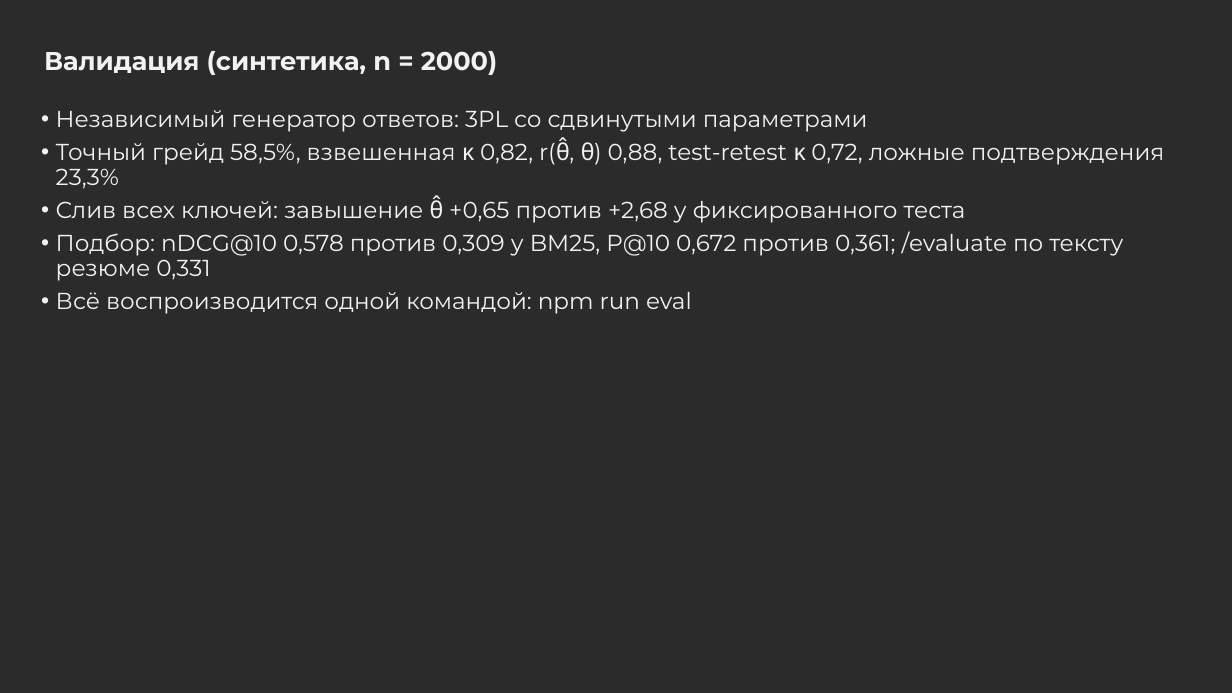
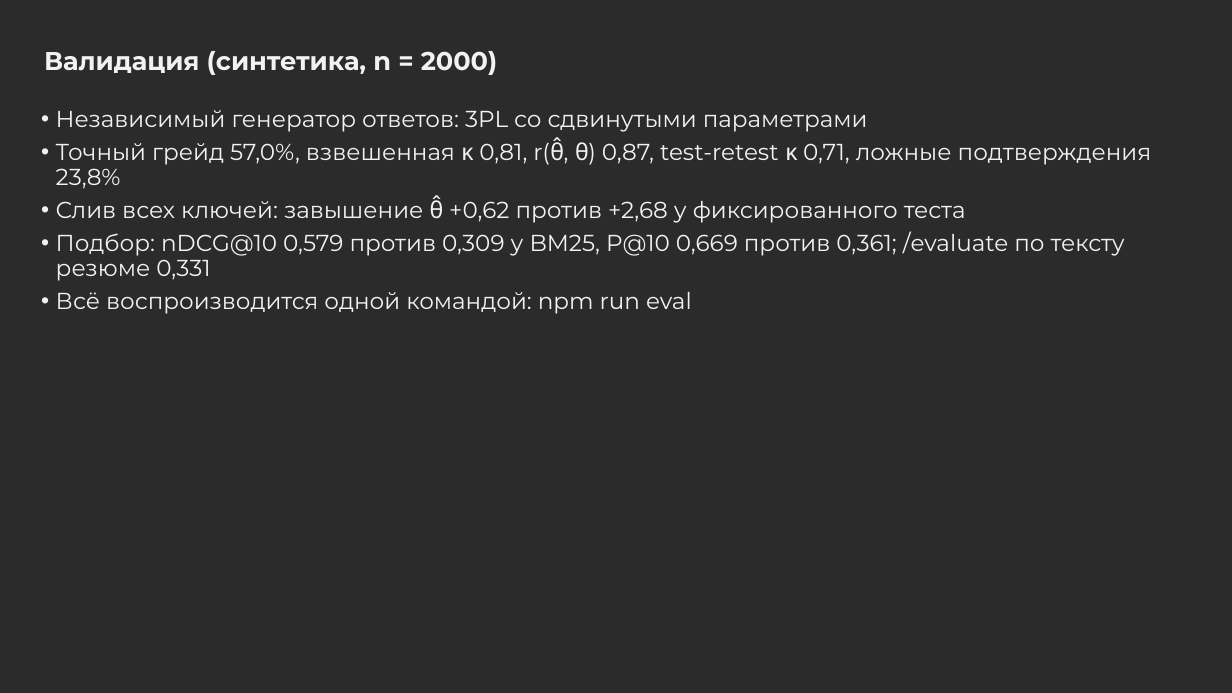
Before and after one commit to Egor2809/fsp-scout, a slide deck: slide 6 of docs/scout-presentation.pptx. Drawn at 1232x693 pixels with LibreOffice and Linux fonts; fonts in the diff are those of the drawing; background and template pictures are left out; a plain dark background stands for a picture behind light text. Boxes give left, top, right and bottom in pixels: in the first picture for what was removed or moved away, otherwise in the second. Text is boxed around its words. In the diff, an @@ line names an element or a change of style, - is before the commit and + after.

```diff
--- a/docs/scout-presentation.pptx
+++ b/docs/scout-presentation.pptx
@@ text at (56, 139, 1152, 281): text changed @@
-• Точный грейд 58,5%, взвешенная κ 0,82, r(θ̂, θ) 0,88, test-retest κ 0,72, ложные подтверждения 23,3%
-• Слив всех ключей: завышение θ̂ +0,65 против +2,68 у фиксированного теста
-• Подбор: nDCG@10 0,578 против 0,309 у BM25, P@10 0,672 против 0,361; /evaluate по тексту резюме 0,331
+• Точный грейд 57,0%, взвешенная κ 0,81, r(θ̂, θ) 0,87, test-retest κ 0,71, ложные подтверждения 23,8%
+• Слив всех ключей: завышение θ̂ +0,62 против +2,68 у фиксированного теста
+• Подбор: nDCG@10 0,579 против 0,309 у BM25, P@10 0,669 против 0,361; /evaluate по тексту резюме 0,331
```
Also in this commit, not shown: 9 other files.
